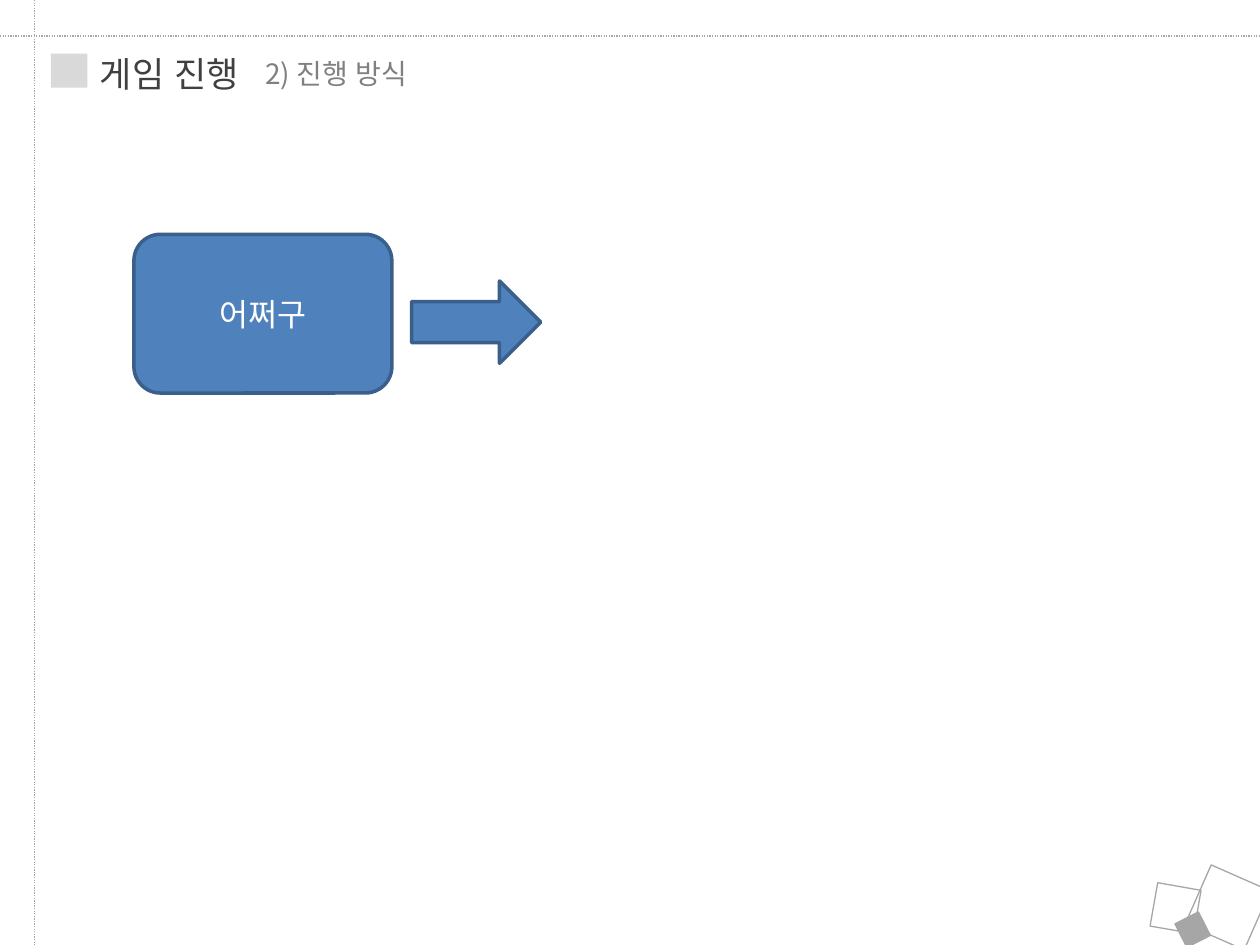
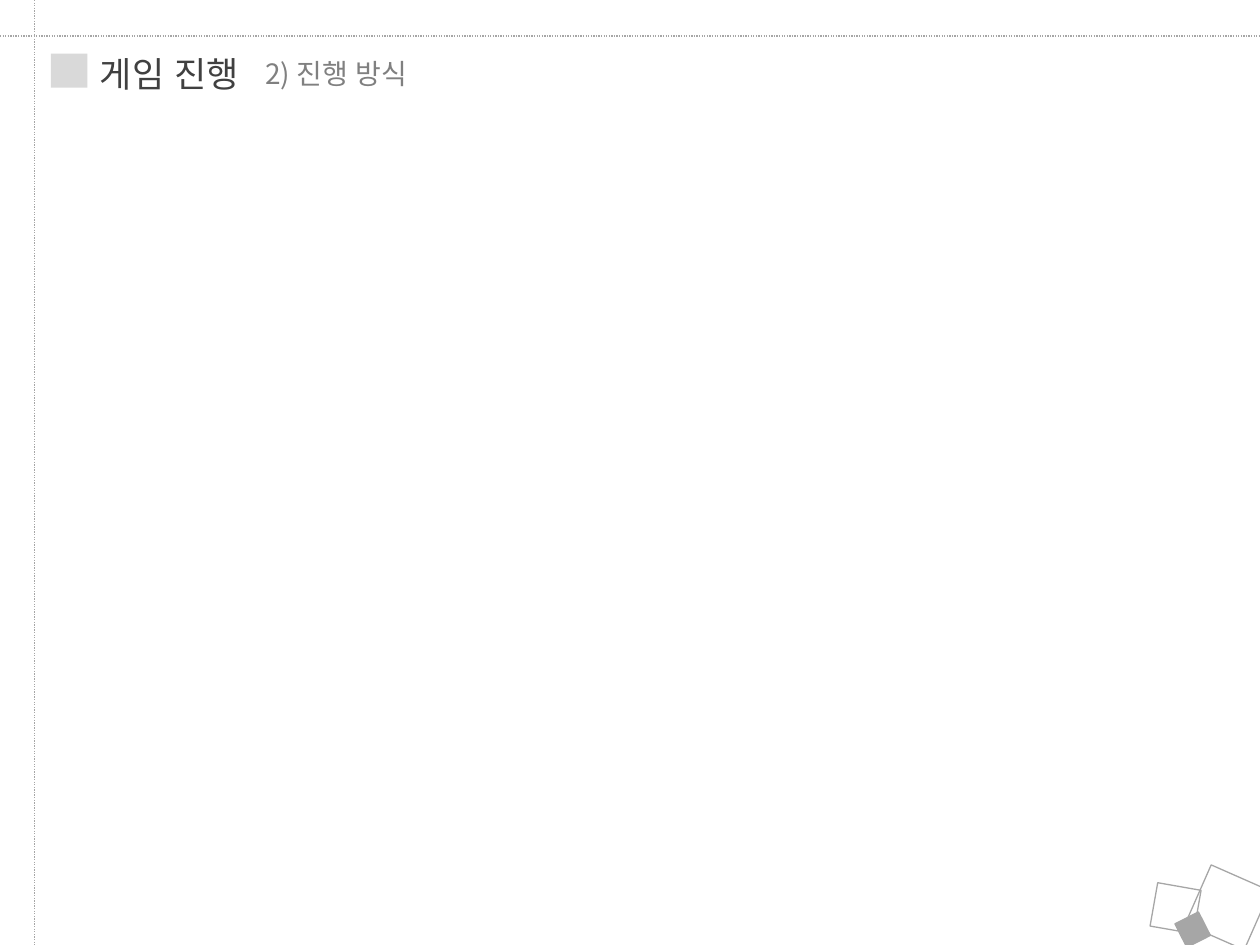
Before and after one commit to JungRobbi/ZolZak, a slide deck: slide 28 of Document/ppt.pptx (slide 25 before the commit). Drawn at 1260x945 pixels with LibreOffice and Linux fonts; fonts in the diff are those of the drawing. Boxes give left, top, right and bottom in pixels: in the first picture for what was removed or moved away, otherwise in the second. Text is boxed around its words. In the diff, an @@ line names an element or a change of style, - is before the commit and + after.

```diff
--- a/Document/ppt.pptx
+++ b/Document/ppt.pptx
@@ rounded rectangle removed at <box>134,234,392,393</box> @@
-어쩌구
@@ right arrow removed at <box>412,281,541,363</box> @@
```
Also in this commit, not shown: 11 other slides changed, 4 slides added, 1 slide removed.
